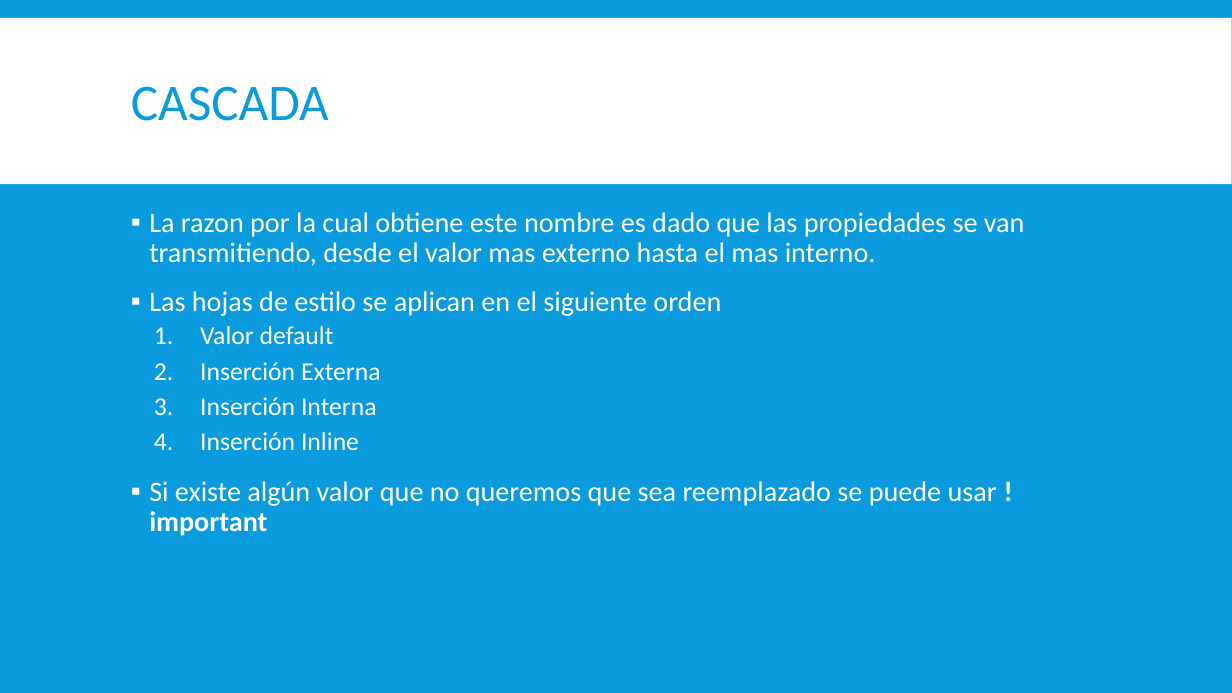
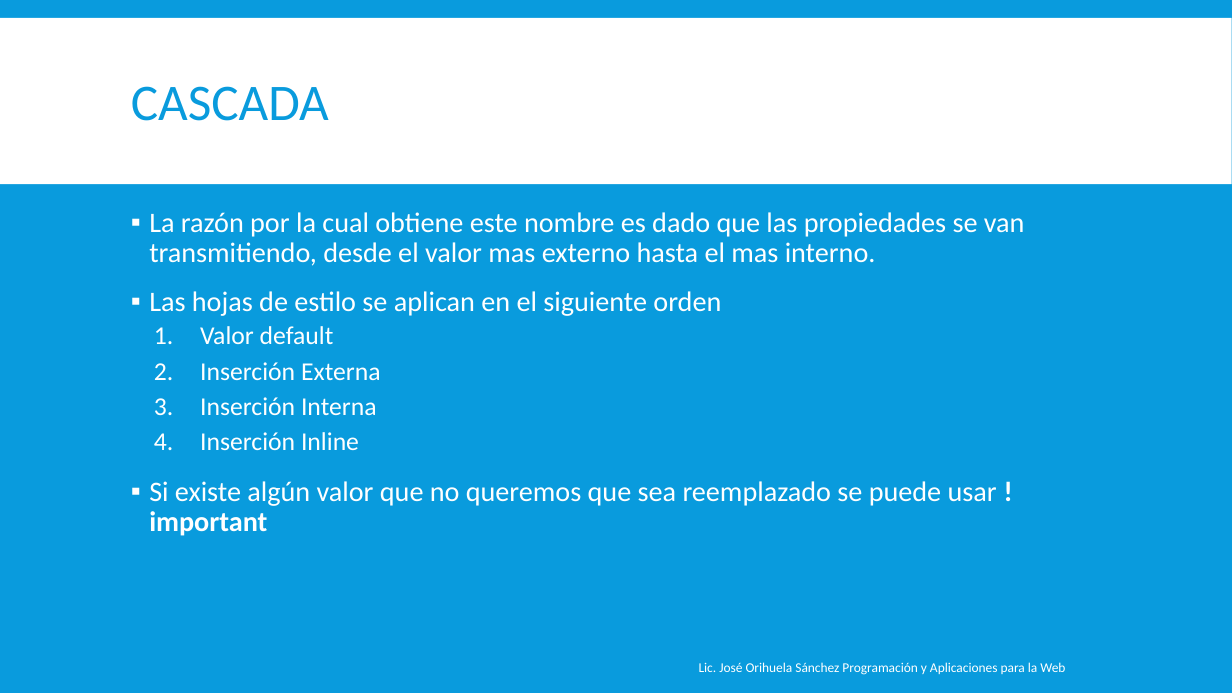
Before and after one commit to magoclown/PAPW, a slide deck: slide 18 of Presentaciones/Primer Parcial/DISEÑO WEB.pptx. Drawn at 1232x693 pixels with LibreOffice and Linux fonts; fonts in the diff are those of the drawing. Boxes give left, top, right and bottom in pixels: in the first picture for what was removed or moved away, otherwise in the second. Text is boxed around its words. In the diff, an @@ line names an element or a change of style, - is before the commit and + after.

Commit message:
Correccion de typos

```diff
--- a/Presentaciones/Primer Parcial/DISEÑO WEB.pptx
+++ b/Presentaciones/Primer Parcial/DISEÑO WEB.pptx
@@ text at [149, 212, 1025, 266]: text changed @@
-▪ La razon por la cual obtiene este nombre es dado que las propiedades se van transmitiendo, desde el valor mas externo hasta el mas interno.
+▪ La razón por la cual obtiene este nombre es dado que las propiedades se van transmitiendo, desde el valor mas externo hasta el mas interno.
@@ text added at [699, 662, 1065, 675], 10.5 pt, text #FFFFFF @@
+Lic. José Orihuela Sánchez Programación y Aplicaciones para la Web
```
Also in this commit, not shown: 25 other slides changed.
